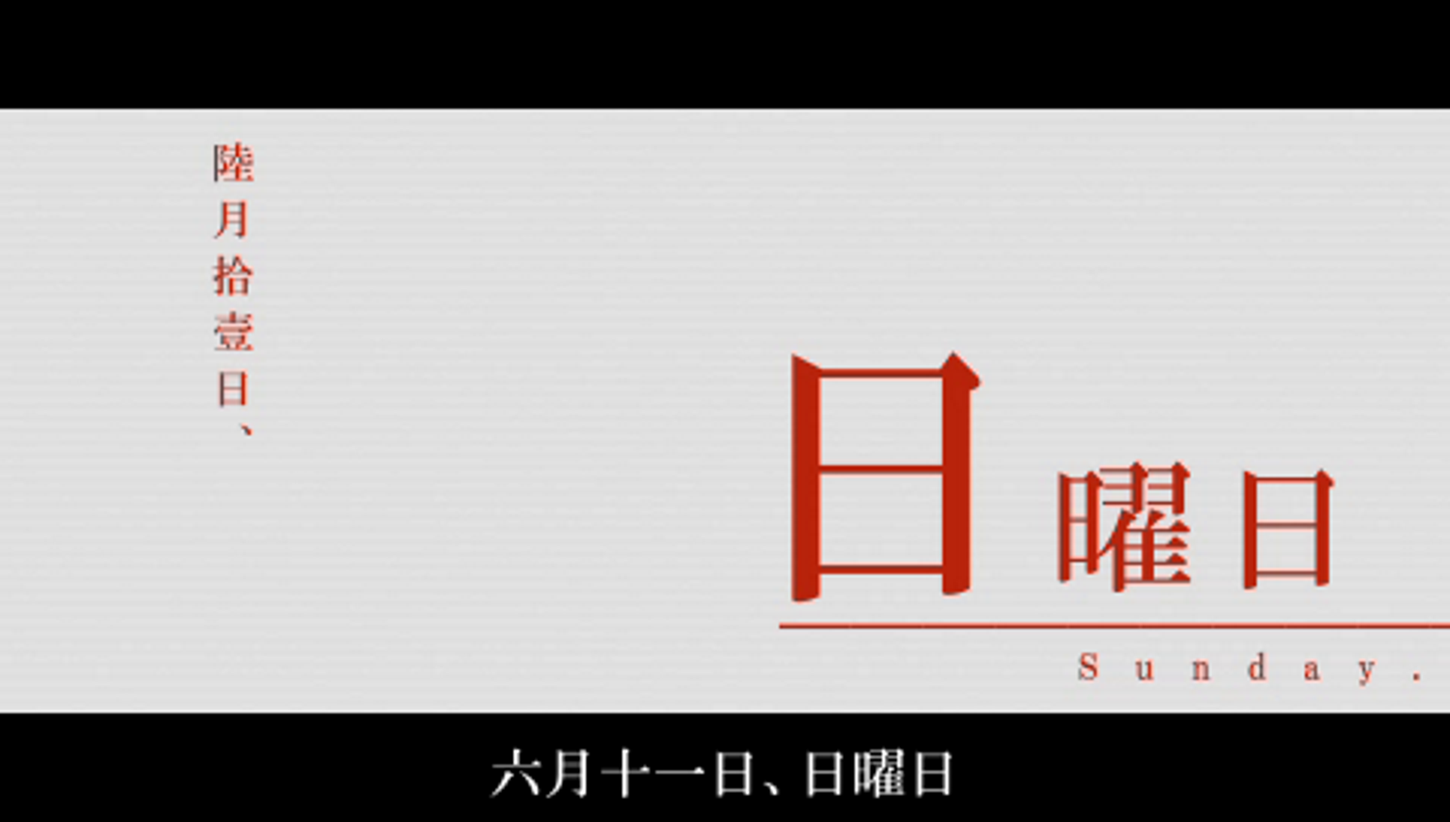
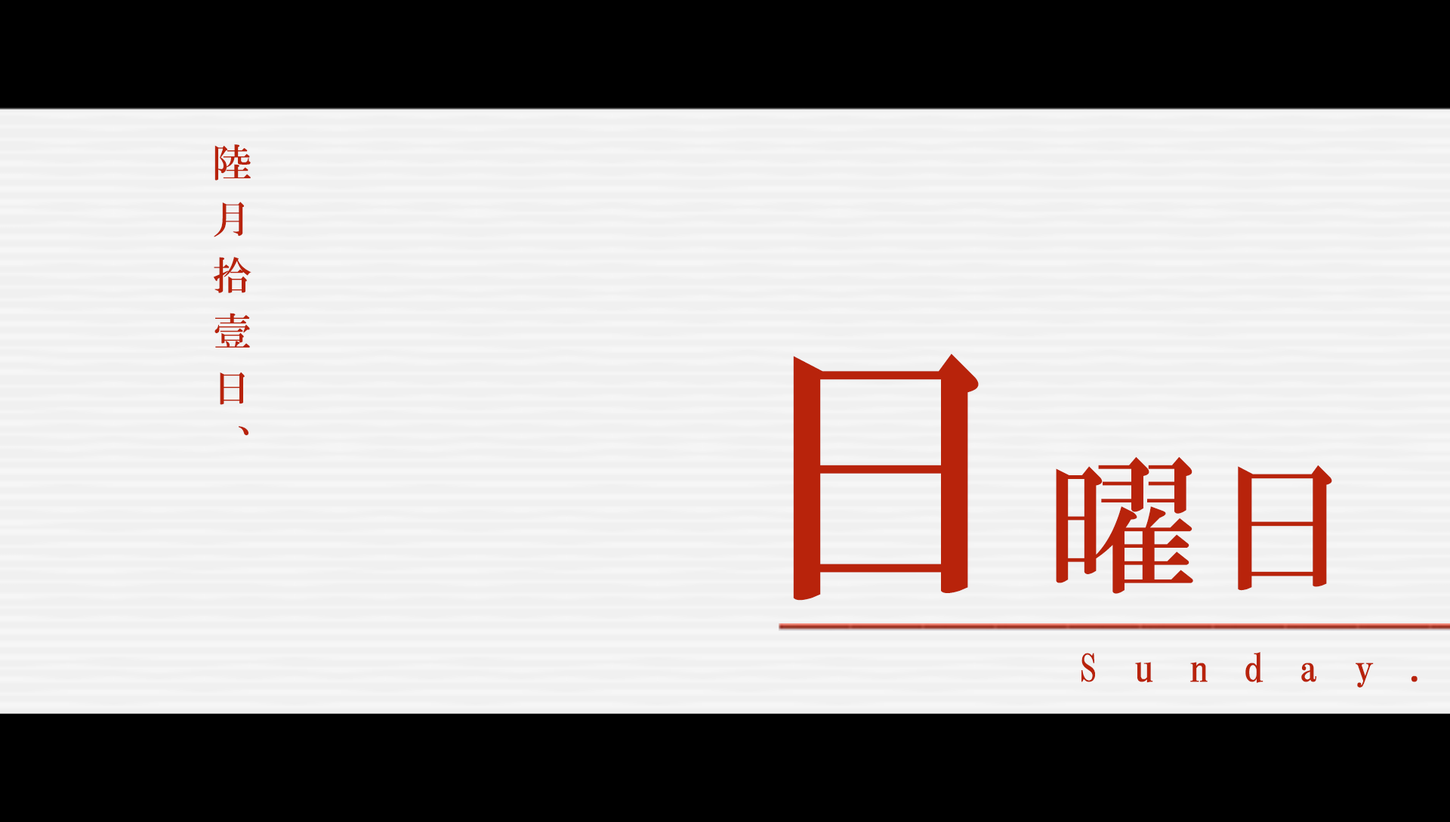
Before/after of a 1450 × 822 layered artwork. What changed in the layer stack:
added layer "曜日" above "日" over [1055, 456, 1333, 594]
added layer "日" above "Sunday." over [792, 353, 979, 601]
added layer "Sunday." above "陸月拾壹日、" over [1081, 651, 1418, 688]
added layer "陸月拾壹日、" above "Layer 2" over [212, 144, 252, 436]
showed "Layer 2", painted on it over [0, 107, 1450, 799]
